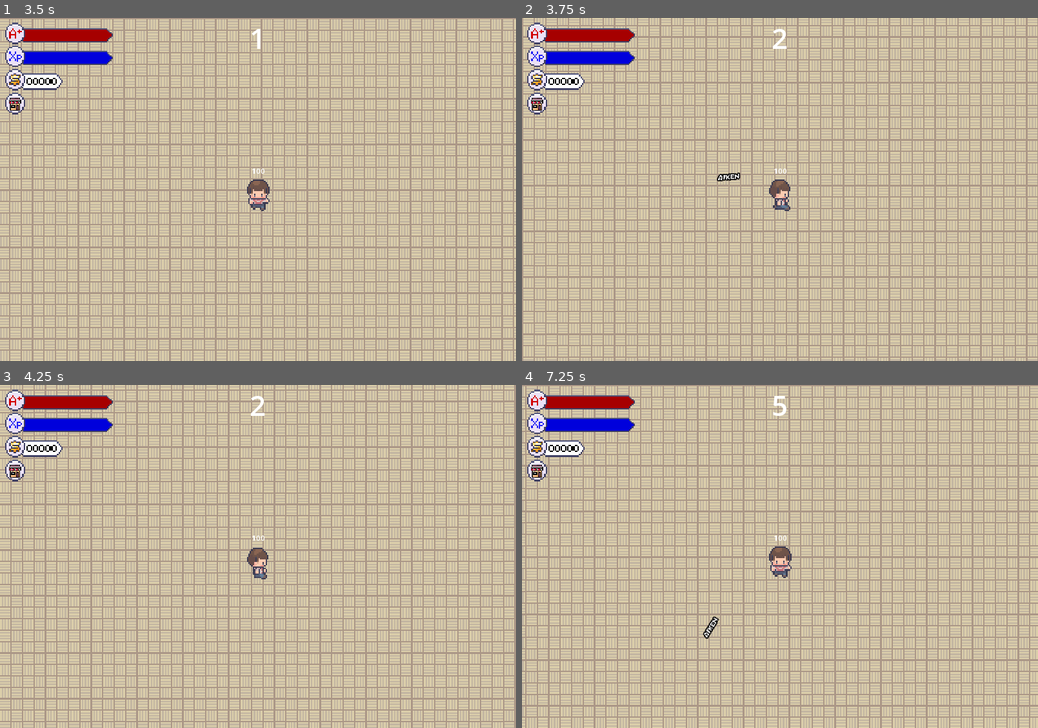
Above: before the commit, frames 1-4 (two rows, left to right).
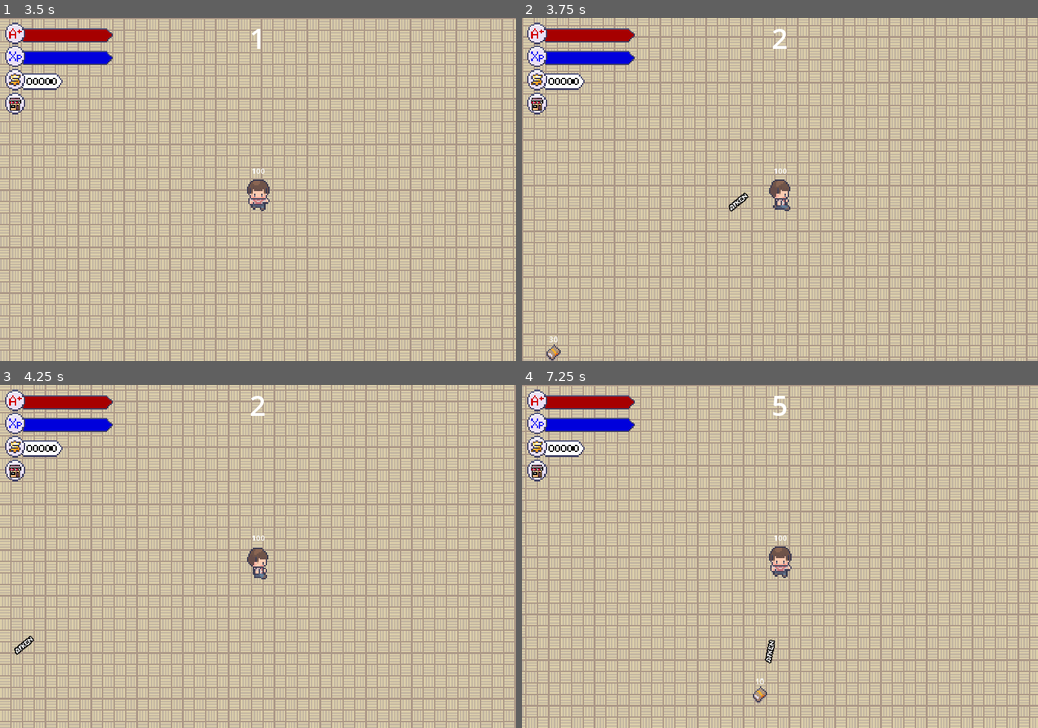
Above: after the commit, the same moments.

Repository: LimZiJia/SurviveTheSemester
Game: Godot game, scene res://gui/start_screen.tscn
Two runs of this game, one before a commit and one after it. Both use one fixed random seed, a clock stepped at 60 frames per second and the inputs below.
Inputs (mouse positions are in pixels of both pictures, inside the frame that each line leads up to):
- Up to frame 1 (3.5 s): click "Start" at 0.5 s; click (15, 103) at 1.25 s; tap Enter at 2 s; move the mouse to (371, 172) at 2.02 s; hold D (move_right) 2.03-2.78 s; tap Space (attack) at 2.1, 2.85 s; move the mouse to (154, 206) at 2.77 s; hold S (move_down) from 2.78 s (still down)
- Up to frame 2 (3.75 s): move the mouse to (831, 114) at 3.52 s; release S (move_down) at 3.53 s; hold D (move_right) from 3.53 s (still down); tap Space (attack) at 3.6 s
- Up to frame 3 (4.25 s): keep holding D (move_right)
- Up to frame 4 (7.25 s): move the mouse to (754, 625) at 4.27 s; release D (move_right) at 4.28 s; hold W (move_up) 4.28-5.03 s; tap Space (attack) every 0.75 s from 4.35 to 6.6 s; move the mouse to (934, 607) at 5.02 s; hold A (move_left) 5.03-6.53 s; move the mouse to (625, 505) at 5.77 s; move the mouse to (805, 556) at 6.52 s; hold S (move_down) from 6.53 s (still down)

Frame 1 is identical in both runs. In frame 2, 0.3% of the frame differs, in the area x 4-44%, y 45-100%; in frame 3, less than 0.1%; in frame 4, 0.3%.

Commit message:
Revert "Revert "Merge branch 'main' into Healthbar""
This reverts commit 80c78fb5bab764f29250e6ec56afb7f038382b37.

Diff:
--- a/characters/enemies/book/book.gd
+++ b/characters/enemies/book/book.gd
@@ -1,40 +1,54 @@
 extends RigidBody2D
 
 @export var speed := 100.0
+@export var max_health := 10.0
+@export var knockback_factor: float
 
+var health: float
 var target: Player = null
+var knockback := Vector2.ZERO
 
 @onready var health_label := $HealthLabel as Label
 @onready var hurtbox := $HurtboxArea as HurtboxArea
 @onready var hitbox := $HitboxArea as HitboxArea
 
 func _ready() -> void:
+	health = max_health
 	if get_tree().has_group("player"):
 		target = get_tree().get_first_node_in_group("player")
-	hurtbox.dead.connect(queue_free)
-	hurtbox.health_changed.connect(_on_health_changed)
-	health_label.text = str(int(hurtbox.health))
+	hurtbox.damaged.connect(_on_damaged)
+	health_label.text = str(int(health))
 
 
 func _physics_process(delta: float) -> void:
 	var direction = Vector2.ZERO
+	knockback = knockback.move_toward(Vector2.ZERO, knockback_factor * delta)
 
 	if target:
 		direction = position.direction_to(target.position)
 
-	position += direction * speed * delta
+	position += direction * speed * delta + knockback
 
 
 func _on_health_changed(_old_health: float, new_health: float) -> void:
 	health_label.text = str(int(new_health))
 
 
-func set_max_health(health: float) -> void:
-	$HurtboxArea.max_health = health
+func _on_damaged(attack: Attack) -> void:
+	health -= attack.attack_damage
+	health = clampf(health, 0, max_health)
+
+	if health == 0:
+		queue_free()
+	else:
+		health_label.text = str(int(health))
+
+	# TODO: Add knockback
+	knockback += attack.attack_dir * attack.knockback_force
 
 
-func set_damage(damage: float) -> void:
-	$HitboxArea.damage = damage
+func set_attack(attack: Attack) -> void:
+	$HitboxArea.attack = attack
 
 
 func stop() -> void:
--- a/characters/enemies/book/book.tscn
+++ b/characters/enemies/book/book.tscn
@@ -21,6 +21,7 @@
 gravity_scale = 0.0
 lock_rotation = true
 script = ExtResource("1_bu757")
+knockback_factor = 150.0
 
 [node name="Sprite2D" type="Sprite2D" parent="."]
 texture = ExtResource("2_yx5jl")
@@ -50,11 +51,12 @@
 rotation = 0.785397
 shape = SubResource("RectangleShape2D_rek7v")
 
-[node name="HitboxArea" type="Area2D" parent="."]
+[node name="HitboxArea" type="Area2D" parent="." node_paths=PackedStringArray("attack")]
 collision_layer = 2
 collision_mask = 0
 monitoring = false
 script = ExtResource("6_gwrq3")
+attack = NodePath("")
 damage = 5.0
 
 [node name="CollisionShape2D" type="CollisionShape2D" parent="HitboxArea"]
--- a/characters/enemies/mob/mob.gd
+++ b/characters/enemies/mob/mob.gd
@@ -1,6 +1,12 @@
 extends RigidBody2D
 
 @export var speed := 100.0
+@export var max_health := 10.0
+@export var knockback_factor: float
+
+var health: float
+var knockback := Vector2.ZERO
+
 @onready var health_label:= $HealthLabel
 @onready var hurtbox:= $HurtboxArea
 @onready var hitbox:= $HitboxArea
@@ -8,15 +14,16 @@
 
 
 func _ready() -> void:
+	health = max_health
 	if get_tree().has_group("player"):
 		target = get_tree().get_first_node_in_group("player")
-	hurtbox.dead.connect(queue_free)
-	hurtbox.health_changed.connect(_on_health_changed)
-	health_label.text = str(int(hurtbox.health))
+	hurtbox.damaged.connect(_on_damaged)
+	health_label.text = str(int(health))
 
 
 func _physics_process(delta: float) -> void:
 	var direction = Vector2.ZERO
+	knockback = knockback.move_toward(Vector2.ZERO, knockback_factor * delta)
 
 	if target:
 		direction = position.direction_to(target.position)
@@ -24,19 +31,24 @@
 	else:
 		$AnimatedSprite2D.stop()
 
-	position += direction * speed * delta
+	position += direction * speed * delta + knockback
+
+
+func _on_damaged(attack: Attack) -> void:
+	health -= attack.attack_damage
+	health = clampf(health, 0, max_health)
+
+	if health == 0.0:
+		queue_free()
+	else:
+		health_label.text = str(int(health))
+
+	knockback += attack.attack_dir * attack.knockback_force
 
 
 func stop() -> void:
 	target = null
 
 
-func set_max_health(health: float) -> void:
-	$HurtboxArea.max_health = health
-
-
-func set_damage(damage: float) -> void:
-	$HitboxArea.damage = damage
-
-func _on_health_changed(_old_health: float, new_health: float) -> void:
-	health_label.text = str(int(new_health))
+func set_attack(attack: Attack) -> void:
+	$HitboxArea.attack = attack
--- a/characters/enemies/mob/mob.tscn
+++ b/characters/enemies/mob/mob.tscn
@@ -36,6 +36,7 @@
 collision_mask = 5
 gravity_scale = 0.0
 script = ExtResource("1_anuhh")
+knockback_factor = 100.0
 
 [node name="AnimatedSprite2D" type="AnimatedSprite2D" parent="."]
 rotation = -1.5708
@@ -62,11 +63,12 @@
 [node name="CollisionShape2D" type="CollisionShape2D" parent="HurtboxArea"]
 shape = SubResource("CapsuleShape2D_jusqm")
 
-[node name="HitboxArea" type="Area2D" parent="."]
+[node name="HitboxArea" type="Area2D" parent="." node_paths=PackedStringArray("attack")]
 collision_layer = 2
 collision_mask = 0
 monitoring = false
 script = ExtResource("7_2vqkc")
+attack = NodePath("")
 damage = 5.0
 
 [node name="CollisionShape2D" type="CollisionShape2D" parent="HitboxArea"]
--- a/characters/player/player.gd
+++ b/characters/player/player.gd
@@ -7,8 +7,10 @@
 const ACCELERATION := 20.0
 const FRICTION := 40.0
 
+@export var max_health := 100.0
 @export var max_speed := 400.0
 
+var health := 0.0
 var facing := SOUTH
 var is_damaged = false
 
@@ -19,8 +21,11 @@
 @onready var animation_state = animation_tree.get("parameters/playback")
 
 func _ready() -> void:
-	hurtbox.dead.connect(_on_dead)
-	hurtbox.health_changed.connect(_on_health_changed)
+	health = max_health
+
+	# hurtbox.dead.connect(_on_dead)
+	# hurtbox.health_changed.connect(_on_health_changed)
+	hurtbox.damaged.connect(_on_damaged)
 	health_label.text = str(int(hurtbox.health))
 	Global.health = 100.0
 	Global.max_health = 100.0
@@ -54,13 +59,16 @@
 	move_and_slide()
 
 
-func _on_dead():
-	queue_free()
-	dead.emit()
+func _on_damaged(attack: Attack) -> void:
+	health -= attack.attack_damage
+	health = clampf(health, 0, max_health)
 
-func _on_health_changed(_old_health: float, new_health: float):
-	is_damaged = true
-	health_label.text = str(int(new_health))
-	await(get_tree().create_timer(0.15).timeout)
-	is_damaged = false
-	Global.health = new_health
+	if health == 0:
+		queue_free()
+		dead.emit()
+	else:
+		is_damaged = true
+		health_label.text = str(int(health))
+		await(get_tree().create_timer(0.15).timeout)
+		is_damaged = false
+		health_label.text = str(int(health))
--- /dev/null
+++ b/components/attack.gd
@@ -0,0 +1,6 @@
+class_name Attack
+extends Node
+
+@export var attack_damage: float
+@export var knockback_force: float
+@export var attack_dir: Vector2
--- a/components/hitbox_area.gd
+++ b/components/hitbox_area.gd
@@ -1,7 +1,9 @@
 class_name HitboxArea
 extends Area2D
 
+@export var attack: Attack
 @export var damage: float
+@export var knockback_force: float
 
 func _init() -> void:
 	monitoring = false
--- a/components/hurtbox_area.gd
+++ b/components/hurtbox_area.gd
@@ -3,6 +3,7 @@
 
 signal dead
 signal health_changed(old_health: float, new_health: float)
+signal damaged(attack: Attack)
 
 @export var max_health: float
 var health: float
@@ -18,14 +19,7 @@
 
 func _on_area_entered(area: Area2D) -> void:
 	if area is HitboxArea:
-		handle_hurt(area.damage)
-
-
-func handle_hurt(damage: float) -> void:
-	health -= damage
-	health = clampf(health, 0, max_health)
-
-	if health == 0:
-		dead.emit()
-	else:
-		health_changed.emit(health + damage, health)
+		var hitbox := area as HitboxArea
+		var attack := hitbox.attack
+		attack.attack_dir = (global_position - hitbox.global_position).normalized()
+		damaged.emit(attack)
--- a/config/wave_config.json
+++ b/config/wave_config.json
@@ -2,7 +2,7 @@
 	"mob" : [
 		{
 			"_comment": "book",
-			"health": 10.0,
+			"health": 50.0,
 			"speed": 75.0,
 			"damage": 5.0,
 			"count": 3,
@@ -10,7 +10,7 @@
 		},
 		{
 			"_comment": "mob",
-			"health": 10.0,
+			"health": 50.0,
 			"speed": 75.0,
 			"damage": 5.0,
 			"count": 5,
--- a/controllers/wave_controller.gd
+++ b/controllers/wave_controller.gd
@@ -168,22 +168,26 @@
 			mob_spawn_location.progress_ratio = randf()
 			var mob = mob_scenes[type].instantiate()
 			mob.position = mob_spawn_location.position
-			mob.set_max_health(health)
+			mob.max_health = health
 			mob.speed = speed
-			mob.set_damage(damage)
+			var attack = Attack.new()
+			attack.attack_damage = damage
+			mob.set_attack(attack)
 			add_child(mob)
 	wave_timer.start(cooldown)
 
 # spawn_mob without the cooldown
-func spawn_mob1(\
+func spawn_mob1(
 count:int, type:int, health:float, speed:float, damage:float) -> void:
 	for i in range(count):
 			mob_spawn_location.progress_ratio = randf()
 			var mob = mob_scenes[type].instantiate()
 			mob.position = mob_spawn_location.position
-			mob.set_max_health(health)
+			mob.max_health = health
 			mob.speed = speed
-			mob.set_damage(damage)
+			var attack = Attack.new()
+			attack.attack_damage = damage
+			mob.set_attack(attack)
 			add_child(mob)
 
 
--- a/weapons/word/word_projectile.tscn
+++ b/weapons/word/word_projectile.tscn
@@ -1,8 +1,9 @@
-[gd_scene load_steps=6 format=3 uid="uid://yyhamvwb2qrf"]
+[gd_scene load_steps=7 format=3 uid="uid://yyhamvwb2qrf"]
 
 [ext_resource type="Script" path="res://components/hitbox_area.gd" id="1_55uaf"]
 [ext_resource type="Script" path="res://weapons/word/word_projectile.gd" id="1_anhv8"]
 [ext_resource type="FontFile" uid="uid://nskudpk8rqcw" path="res://weapons/word/Mario-Kart-DS.ttf" id="2_o0h4m"]
+[ext_resource type="Script" path="res://components/attack.gd" id="3_588r8"]
 
 [sub_resource type="RectangleShape2D" id="RectangleShape2D_p32fa"]
 size = Vector2(45, 12)
@@ -29,12 +30,19 @@
 theme_override_font_sizes/font_size = 18
 text = "aiken"
 
-[node name="HitboxArea" type="Area2D" parent="."]
+[node name="Attack" type="Node" parent="."]
+script = ExtResource("3_588r8")
+attack_damage = 20.0
+knockback_force = 20.0
+
+[node name="HitboxArea" type="Area2D" parent="." node_paths=PackedStringArray("attack")]
 collision_layer = 4
 collision_mask = 0
 monitoring = false
 script = ExtResource("1_55uaf")
+attack = NodePath("../Attack")
 damage = 20.0
+knockback_force = 20.0
 
 [node name="CollisionShape2D" type="CollisionShape2D" parent="HitboxArea"]
 position = Vector2(22.5, -1)
